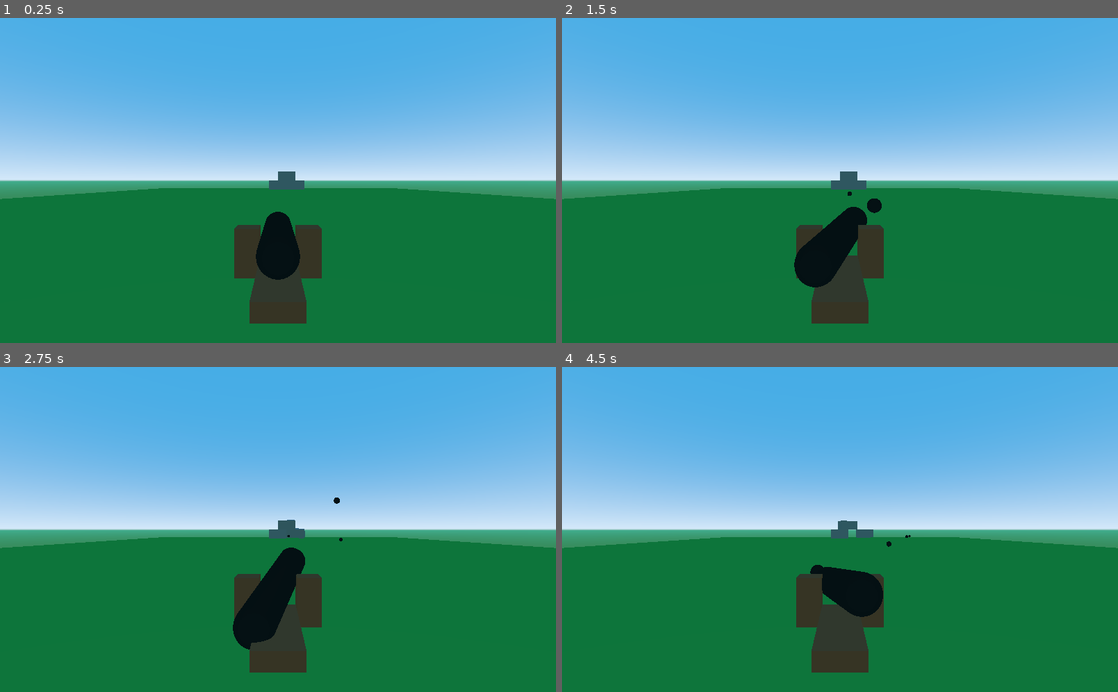
Above: before the commit, frames 1-4 (two rows, left to right).
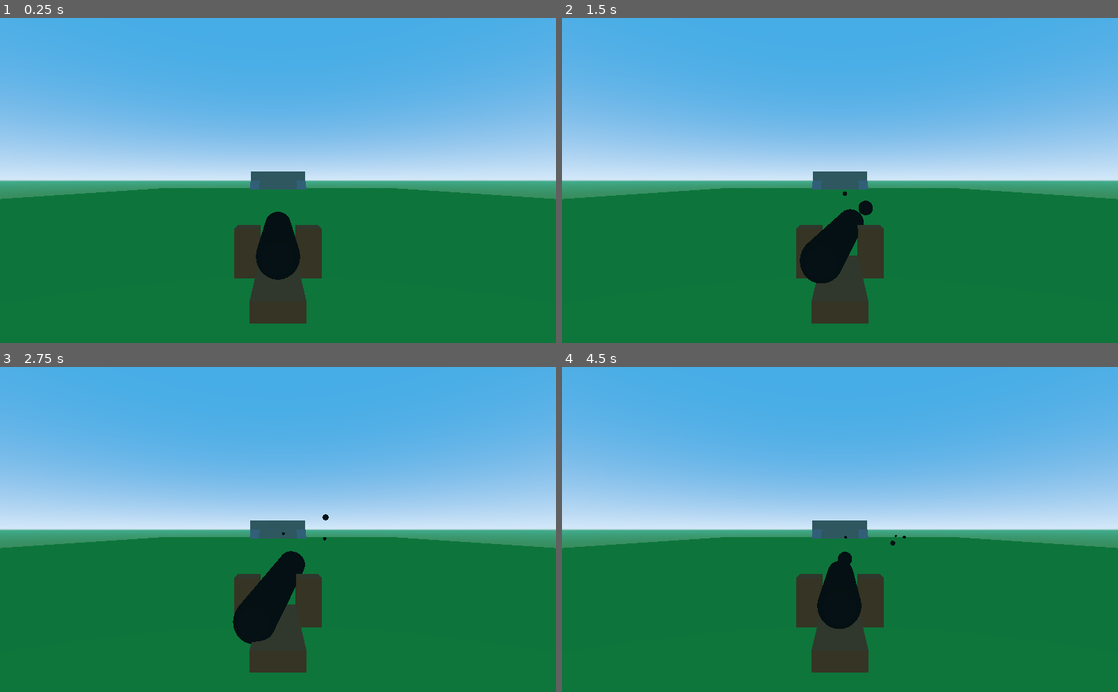
Above: after the commit, the same moments.

Repository: Uborka13/CastleDestroyer
Game: Godot game, scene res://Game.tscn
Same seed, same stepped clock (60 frames per second), same inputs: the game is played once before the commit and once after it.
Inputs:
- Up to frame 1 (0.25 s): no input
- Up to frame 2 (1.5 s): tap Enter at 0.5 s; hold D (move_right) 0.53-1.28 s; tap Space (shoot) at 0.6, 1.35 s; hold S (move_backward) from 1.28 s (still down)
- Up to frame 3 (2.75 s): release S (move_backward) at 2.03 s; hold D (move_right) from 2.03 s (still down); tap Space (shoot) at 2.1 s
- Up to frame 4 (4.5 s): release D (move_right) at 2.78 s; hold W (move_forward) 2.78-3.53 s; tap Space (shoot) at 2.85, 3.6, 4.35 s; hold A (move_left) from 3.53 s (still down)

The runs differ from the first frame. In frame 1, 0.3% of the frame differs, in the area x 44-56%, y 47-53%; in frame 2, 0.7%; in frame 3, 0.6%; in frame 4, 1.6%, in the area x 44-63%, y 47-81%.

Commit message:
Added different building materials

Diff:
--- a/Barrel.gd
+++ b/Barrel.gd
@@ -3,13 +3,13 @@
 func _physics_process(delta):
 	if Input.is_action_pressed("move_forward"):
 		if (rotation.x < 0.3):
-			rotate_x(0.01)
+			rotate_x(0.005)
 	if Input.is_action_pressed("move_backward"):
 		if (rotation.x > -0.3):
-			rotate_x(-0.01)
+			rotate_x(-0.005)
 	if Input.is_action_pressed("move_left"):
 		if (rotation.y < 0.3):
-			rotate_y(0.01)
+			rotate_y(0.005)
 	if Input.is_action_pressed("move_right"):
 		if (rotation.y > -0.3):
-			rotate_y(-0.01)
+			rotate_y(-0.005)
--- /dev/null
+++ b/Castle.tscn
@@ -0,0 +1,50 @@
+[gd_scene load_steps=3 format=2]
+
+[ext_resource path="res://bricks/Rectangle.tscn" type="PackedScene" id=1]
+[ext_resource path="res://bricks/Edge.tscn" type="PackedScene" id=2]
+
+[node name="Castle" type="Spatial"]
+transform = Transform( -4.37114e-08, 0, 1, 0, 1, 0, -1, 0, -4.37114e-08, 0, 0, 0 )
+
+[node name="Rectangles" type="Spatial" parent="."]
+
+[node name="Rectangle" parent="Rectangles" instance=ExtResource( 1 )]
+transform = Transform( 1, 0, 0, 0, 1, 0, 0, 0, 1, 0, 1, 2 )
+
+[node name="Rectangle2" parent="Rectangles" instance=ExtResource( 1 )]
+transform = Transform( 1, 0, 0, 0, 1, 0, 0, 0, 1, 0, 1, -2 )
+
+[node name="Rectangle3" parent="Rectangles" instance=ExtResource( 1 )]
+transform = Transform( 1, 0, 0, 0, 1, 0, 0, 0, 1, 0, 3, 0 )
+
+[node name="Rectangle4" parent="Rectangles" instance=ExtResource( 1 )]
+transform = Transform( 1, 0, 0, 0, 1, 0, 0, 0, 1, 0, 3, 4 )
+
+[node name="Rectangle5" parent="Rectangles" instance=ExtResource( 1 )]
+transform = Transform( 1, 0, 0, 0, 1, 0, 0, 0, 1, 0, 3, -4 )
+
+[node name="Rectangle6" parent="Rectangles" instance=ExtResource( 1 )]
+transform = Transform( -4.37114e-08, 0, -1, 0, 1, 0, 1, 0, -4.37114e-08, -1, 1, -5 )
+
+[node name="Rectangle7" parent="Rectangles" instance=ExtResource( 1 )]
+transform = Transform( -4.37114e-08, 0, -1, 0, 1, 0, 1, 0, -4.37114e-08, -1, 1, 5 )
+
+[node name="Rectangle9" parent="Rectangles" instance=ExtResource( 1 )]
+transform = Transform( -4.37114e-08, 0, -1, 0, 1, 0, 1, 0, -4.37114e-08, -5, 1, 5 )
+
+[node name="Rectangle10" parent="Rectangles" instance=ExtResource( 1 )]
+transform = Transform( -4.37114e-08, 0, -1, 0, 1, 0, 1, 0, -4.37114e-08, -3, 3, 5 )
+
+[node name="Rectangle11" parent="Rectangles" instance=ExtResource( 1 )]
+transform = Transform( -4.37114e-08, 0, -1, 0, 1, 0, 1, 0, -4.37114e-08, -3, 3, -5 )
+
+[node name="Rectangle12" parent="Rectangles" instance=ExtResource( 1 )]
+transform = Transform( -4.37114e-08, 0, -1, 0, 1, 0, 1, 0, -4.37114e-08, -5, 1, -5 )
+
+[node name="Edges" type="Spatial" parent="."]
+transform = Transform( 1, 0, 0, 0, 1, 0, 0, 0, 1, 2, 1, 5 )
+
+[node name="Edge" parent="Edges" instance=ExtResource( 2 )]
+
+[node name="Edge2" parent="Edges" instance=ExtResource( 2 )]
+transform = Transform( 1, 0, 0, 0, 1, 0, 0, 0, 1, 0, 0, -10 )
--- a/Game.tscn
+++ b/Game.tscn
@@ -3,7 +3,7 @@
 [ext_resource path="res://Cannon.tscn" type="PackedScene" id=1]
 [ext_resource path="res://Map.tscn" type="PackedScene" id=2]
 [ext_resource path="res://Game.gd" type="Script" id=3]
-[ext_resource path="res://Brick.tscn" type="PackedScene" id=4]
+[ext_resource path="res://Castle.tscn" type="PackedScene" id=4]
 
 [node name="Game" type="Spatial"]
 script = ExtResource( 3 )
@@ -14,13 +14,5 @@
 [node name="Cannon" parent="." instance=ExtResource( 1 )]
 transform = Transform( 1, 0, 0, 0, 1, 0, 0, 0, 1, 0, 0, -26.1574 )
 
-[node name="Castle" type="Spatial" parent="."]
-
-[node name="Brick" parent="Castle" instance=ExtResource( 4 )]
-transform = Transform( -4.37114e-08, 0, -1, 0, 1, 0, 1, 0, -4.37114e-08, 0, 1, 23 )
-
-[node name="Brick2" parent="Castle" instance=ExtResource( 4 )]
-transform = Transform( -4.37114e-08, 0, -1, 0, 1, 0, 1, 0, -4.37114e-08, -2, 3, 23 )
-
-[node name="Brick3" parent="Castle" instance=ExtResource( 4 )]
-transform = Transform( -4.37114e-08, 0, -1, 0, 1, 0, 1, 0, -4.37114e-08, -4, 1, 23 )
+[node name="Castle" parent="." instance=ExtResource( 4 )]
+transform = Transform( -4.37114e-08, 0, 1, 0, 1, 0, -1, 0, -4.37114e-08, 0, 0, 21 )
--- a/Brick.tscn
+++ b/bricks/BaseBrick.tscn
@@ -7,13 +7,12 @@
 
 [sub_resource type="BoxShape" id=3]
 
-[node name="Brick" type="RigidBody"]
+[node name="BaseBrick" type="RigidBody"]
+mass = 2.0
 
 [node name="MeshInstance" type="MeshInstance" parent="."]
-transform = Transform( 1, 0, 0, 0, 1, 0, 0, 0, 2, 0, 0, 0 )
 mesh = SubResource( 1 )
 material/0 = SubResource( 2 )
 
 [node name="CollisionShape" type="CollisionShape" parent="."]
-transform = Transform( 1, 0, 0, 0, 1, 0, 0, 0, 2, 0, 0, 0 )
 shape = SubResource( 3 )
--- /dev/null
+++ b/bricks/Cube.tscn
@@ -0,0 +1,5 @@
+[gd_scene load_steps=2 format=2]
+
+[ext_resource path="res://bricks/BaseBrick.tscn" type="PackedScene" id=1]
+
+[node name="Cube" instance=ExtResource( 1 )]
--- /dev/null
+++ b/bricks/Edge.tscn
@@ -0,0 +1,20 @@
+[gd_scene load_steps=4 format=2]
+
+[sub_resource type="PrismMesh" id=1]
+left_to_right = 0.0
+
+[sub_resource type="SpatialMaterial" id=3]
+albedo_color = Color( 0.54902, 0.54902, 0.54902, 1 )
+
+[sub_resource type="ConvexPolygonShape" id=2]
+points = PoolVector3Array( -1, 1, 1, -1, 1, -1, -1, 1, 1, -1, 1, -1, -1, -1, 1, 1, -1, -1, 1, -1, 1, -1, -1, -1, -1, 1, 1, -1, 1, -1, -1, 1, -1, -1, 1, 1, 1, -1, 1, -1, -1, -1, 1, -1, -1, -1, -1, 1, -1, -1, 1, 1, -1, 1, -1, -1, -1, 1, -1, -1 )
+
+[node name="Edge" type="RigidBody"]
+mass = 2.0
+
+[node name="MeshInstance" type="MeshInstance" parent="."]
+mesh = SubResource( 1 )
+material/0 = SubResource( 3 )
+
+[node name="CollisionShape" type="CollisionShape" parent="."]
+shape = SubResource( 2 )
--- /dev/null
+++ b/bricks/Rectangle.tscn
@@ -0,0 +1,11 @@
+[gd_scene load_steps=2 format=2]
+
+[ext_resource path="res://bricks/BaseBrick.tscn" type="PackedScene" id=1]
+
+[node name="Rectangle" instance=ExtResource( 1 )]
+
+[node name="MeshInstance" parent="." index="0"]
+transform = Transform( 1, 0, 0, 0, 1, 0, 0, 0, 2, 0, 0, 0 )
+
+[node name="CollisionShape" parent="." index="1"]
+transform = Transform( 1, 0, 0, 0, 1, 0, 0, 0, 2, 0, 0, 0 )
--- /dev/null
+++ b/bricks/scripts/Brick.gd
@@ -0,0 +1,5 @@
+extends RigidBody
+
+export var x = 1
+export var y = 1
+export var z = 1
--- /dev/null
+++ b/bricks/scripts/CollisionShape.gd
@@ -0,0 +1,8 @@
+extends CollisionShape
+
+onready var x = get_parent().x
+onready var y = get_parent().y
+onready var z = get_parent().z
+
+func _ready() -> void:
+	scale = Vector3(x,y,z)
--- /dev/null
+++ b/bricks/scripts/MeshInstance.gd
@@ -0,0 +1,8 @@
+extends MeshInstance
+
+onready var x = get_parent().x
+onready var y = get_parent().y
+onready var z = get_parent().z
+
+func _ready() -> void:
+	scale = Vector3(x,y,z)
